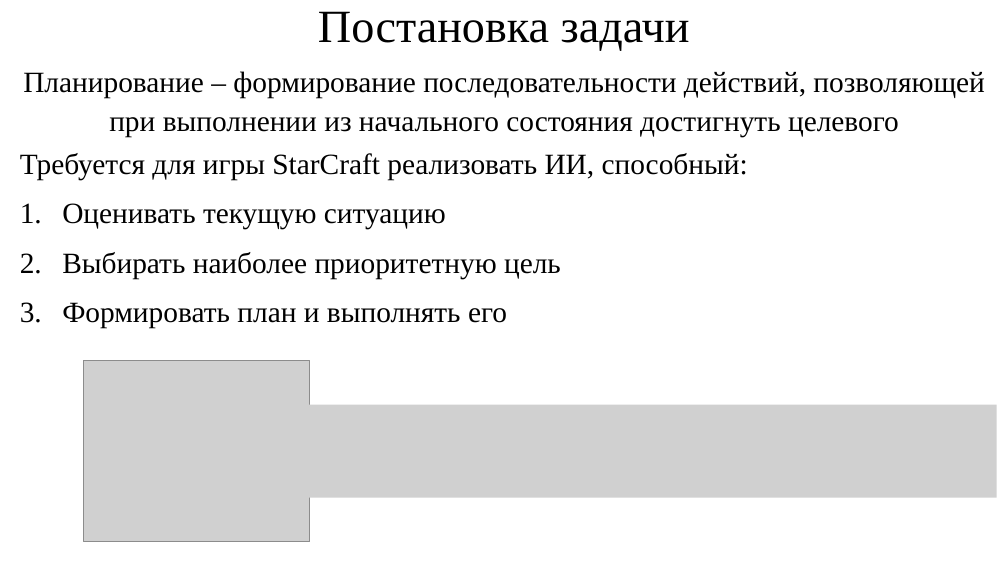
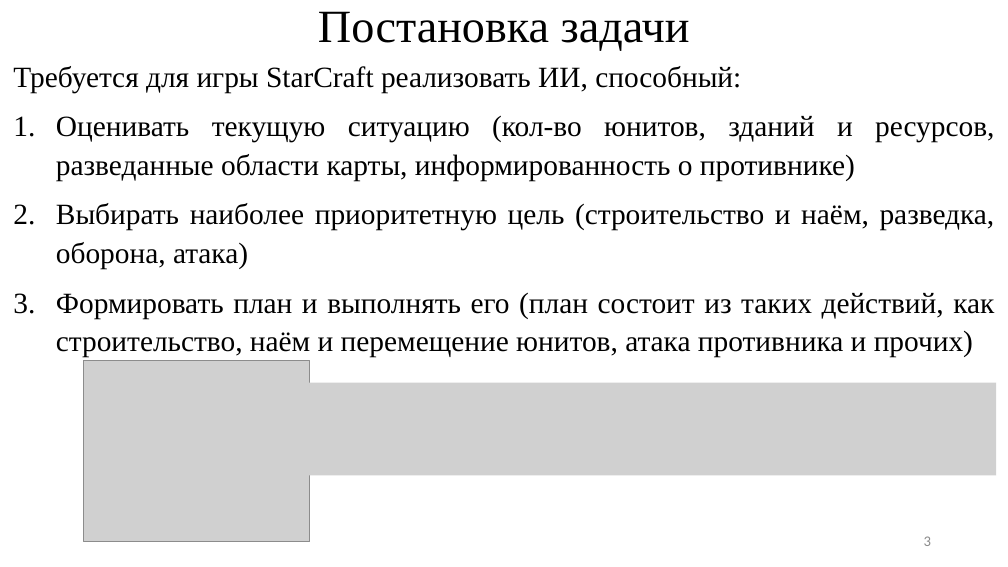
Before and after one commit to Auhadiev/StarCraftBotBTs, a slide deck: slide 3 of Диплом/2023ВКР938102АУХАДИЕВ.pptx. Drawn at 1008x567 pixels with LibreOffice and Linux fonts; fonts in the diff are those of the drawing; grey boxes stand for pictures. Boxes give left, top, right and bottom in pixels: in the first picture for what was removed or moved away, otherwise in the second. Text is boxed around its words. In the diff, an @@ line names an element or a change of style, - is before the commit and + after.

```diff
--- a/Диплом/2023ВКР938102АУХАДИЕВ.pptx
+++ b/Диплом/2023ВКР938102АУХАДИЕВ.pptx
@@ text "Требуется для игры StarCraft реализовать ...": place and size @@
-text "Требуется для игры StarCraft реализовать ..." at [20, 153, 748, 328]
+text "Требуется для игры StarCraft реализовать ..." at [13, 66, 995, 358]
@@ text removed at [23, 71, 984, 137] @@
-Планирование – формирование последовательности действий, позволяющей при выполнении из начального состояния достигнуть целевого
@@ text at [56, 116, 995, 358]: text changed @@
-1. Оценивать текущую ситуацию
-2. Выбирать наиболее приоритетную цель
-3. Формировать план и выполнять его
+1. Оценивать текущую ситуацию (кол-во юнитов, зданий и ресурсов, разведанные области карты, информированность о противнике)
+2. Выбирать наиболее приоритетную цель (строительство и наём, разведка, оборона, атака)
+3. Формировать план и выполнять его (план состоит из таких действий, как строительство, наём и перемещение юнитов, атака противника и прочих)
@@ picture: place and size @@
-picture at [299, 405, 997, 498]
+picture at [299, 383, 997, 476]
@@ page number added at [924, 536, 931, 546], 14 pt, text #8C8C8C @@
+3
```
Also in this commit, not shown: 11 other slides changed, 10 slides added, 4 slides removed, 15 other files.
